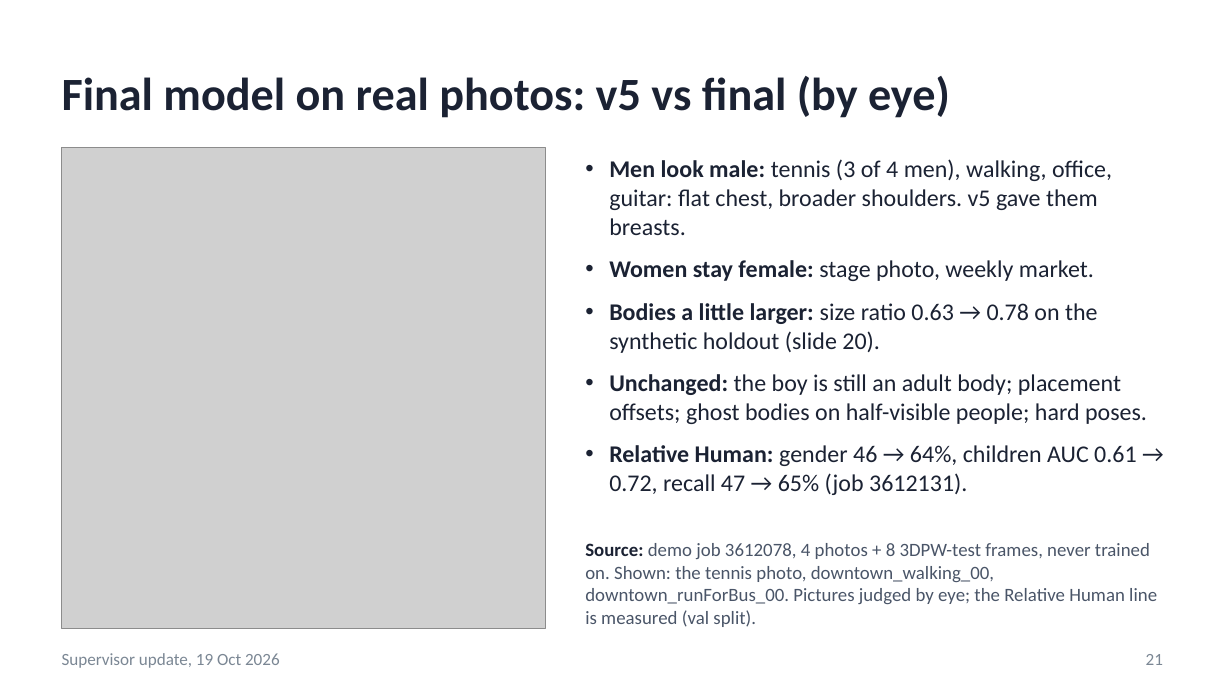
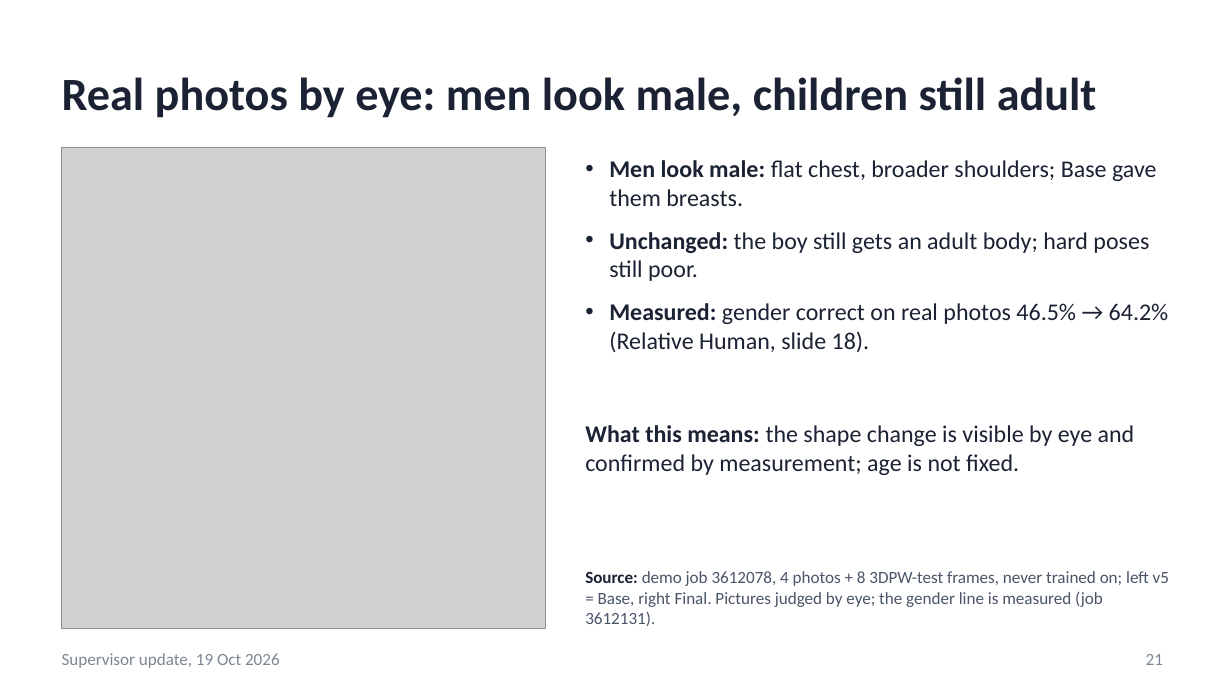
Before and after one commit to saadnajib/Multi-Person-Whole-Body-Human-Mesh-Recovery-in-a-Single-Shot-with-Annyone-dataset-and-3dpw-dataset, a slide deck: slide 21 of docs/supervisor_update_2026-10-19.pptx. Drawn at 1232x693 pixels with LibreOffice and Linux fonts; fonts in the diff are those of the drawing; grey boxes stand for pictures. Boxes give left, top, right and bottom in pixels: in the first picture for what was removed or moved away, otherwise in the second. Text is boxed around its words. In the diff, an @@ line names an element or a change of style, - is before the commit and + after.

```diff
--- a/docs/supervisor_update_2026-10-19.pptx
+++ b/docs/supervisor_update_2026-10-19.pptx
@@ title at bbox=[62, 77, 1097, 118]: text changed @@
-Final model on real photos: v5 vs final (by eye)
+Real photos by eye: men look male, children still adult
@@ text at bbox=[609, 160, 1169, 352]: text changed @@
-• Men look male: tennis (3 of 4 men), walking, office, guitar: flat chest, broader shoulders. v5 gave them breasts.
-• Women stay female: stage photo, weekly market.
-• Bodies a little larger: size ratio 0.63 → 0.78 on the synthetic holdout (slide 20).
-• Unchanged: the boy is still an adult body; placement offsets; ghost bodies on half-visible people; hard poses.
-• Relative Human: gender 46 → 64%, children AUC 0.61 → 0.72, recall 47 → 65% (job 3612131).
+• Men look male: flat chest, broader shoulders; Base gave them breasts.
+• Unchanged: the boy still gets an adult body; hard poses still poor.
+• Measured: gender correct on real photos 46.5% → 64.2% (Relative Human, slide 18).
@@ text added at bbox=[585, 425, 1135, 475], 14 pt, text #1B2233 @@
+What this means: the shape change is visible by eye and confirmed by measurement; age is not fixed.
@@ text at bbox=[585, 571, 1169, 626]: text changed; size 11 to 10 pt @@
-Source: demo job 3612078, 4 photos + 8 3DPW-test frames, never trained on. Shown: the tennis photo, downtown_walking_00, downtown_runForBus_00. Pictures judged by eye; the Relative Human line is measured (val split).
+Source: demo job 3612078, 4 photos + 8 3DPW-test frames, never trained on; left v5 = Base, right Final. Pictures judged by eye; the gender line is measured (job 3612131).
```
Also in this commit, not shown: 28 other slides changed, 3 slides added, 3 slides removed, 4 other files.
